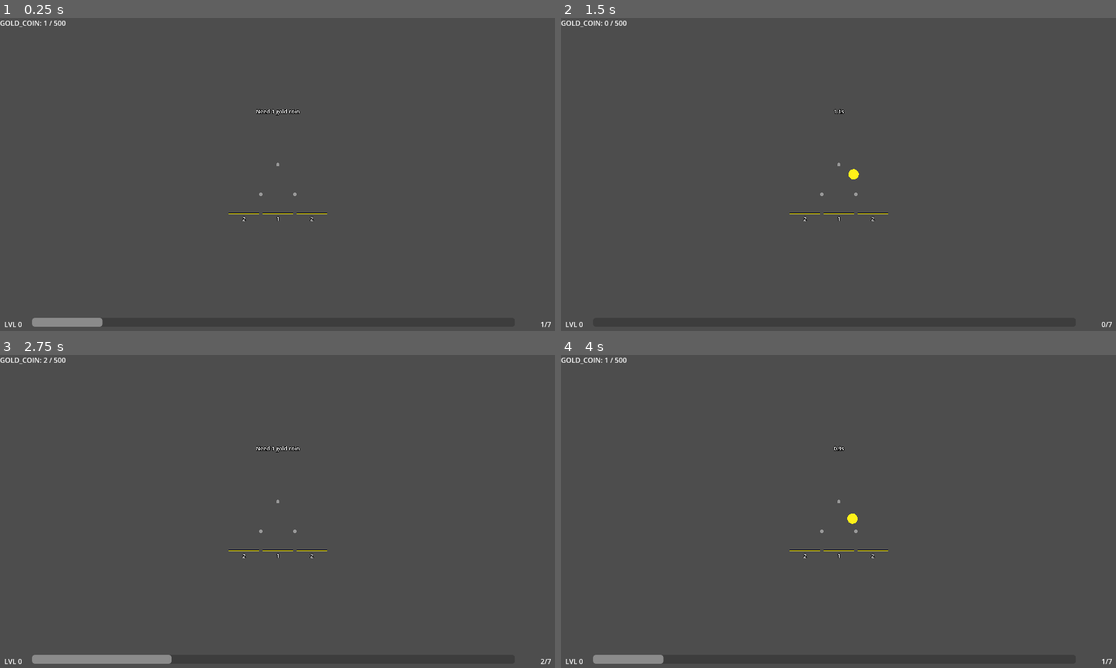
Above: before the commit, frames 1-4 (two rows, left to right).
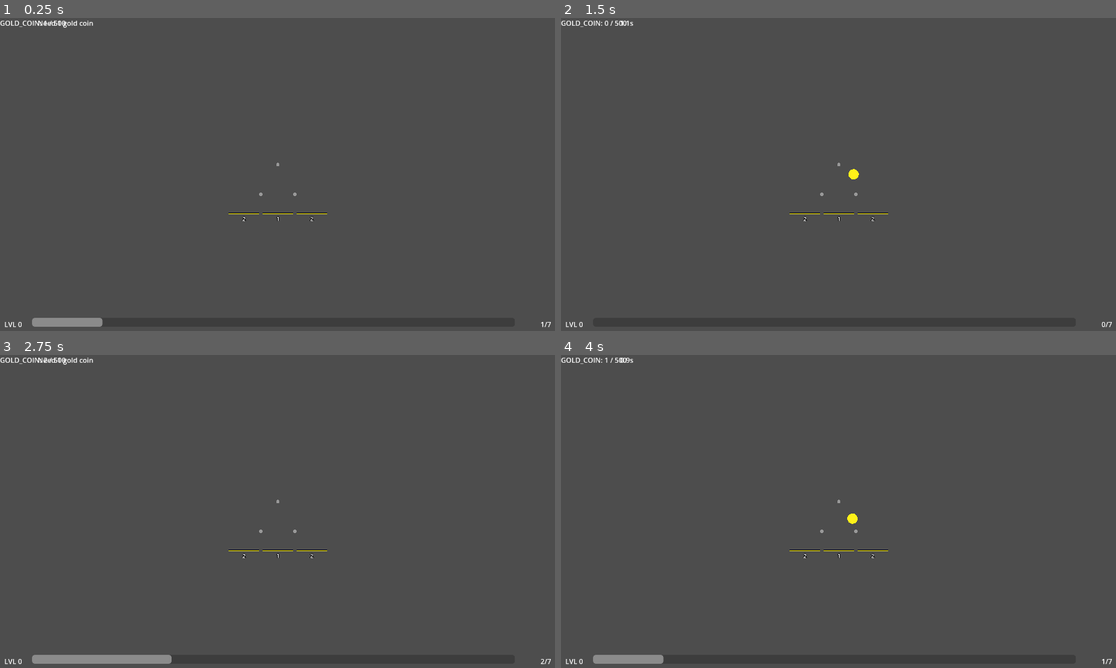
Above: after the commit, the same moments.

Repository: kjbrown-sandbox/pleenko
Game: Godot game, scene res://entities/main/main.tscn
The game is run twice, just before and just after one commit, with the same random seed, the same clock (stepped at 60 frames per second) and the same inputs.
Inputs (mouse positions are in pixels of both pictures, inside the frame that each line leads up to):
- Up to frame 1 (0.25 s): no input
- Up to frame 2 (1.5 s): tap Enter at 0.5 s; move the mouse to (960, 158) at 0.52 s; hold Right (board_right) 0.53-1.28 s; hold Space (drop_coin) 0.53-1.28 s; click (960, 158) at 0.67 s; move the mouse to (727, 190) at 1.27 s; hold Left (board_left) from 1.28 s (still down); tap 1 (drop_unrefined) at 1.35 s
- Up to frame 3 (2.75 s): move the mouse to (333, 442) at 2.02 s; release Left (board_left) at 2.03 s; hold Right (board_right) from 2.03 s (still down); tap P at 2.1 s
- Up to frame 4 (4 s): move the mouse to (810, 574) at 2.77 s; tap Space (drop_coin) at 2.85 s; click (810, 574) at 2.92 s; move the mouse to (1005, 558) at 3.52 s; release Right (board_right) at 3.53 s; hold Left (board_left) from 3.53 s (still down); hold 1 (drop_unrefined) from 3.53 s (still down)

The runs differ from the first frame. In frame 1, 0.2% of the frame differs, in the area x 6-55%, y 0-32%; in frame 2, less than 0.1%; in frame 3, 0.2%; in frame 4, less than 0.1%.

Commit message:
Make my own drop button section

Diff:
--- /dev/null
+++ b/entities/drop_section/drop_button.gd
@@ -0,0 +1,25 @@
+class_name DropButton
+extends Button
+
+class CurrencyNeeded:
+   var type: Enums.CurrencyType
+   var amount: int
+   func _init(_type: Enums.CurrencyType, _amount: int) -> void:
+      type = _type
+      _amount = amount
+
+var currencies_needed: Array[CurrencyNeeded] = []
+
+func _ready():
+   CurrencyManager.currency_changed.connect(_on_currency_changed)
+
+func setup(_currencies_needed: Array[CurrencyNeeded], _label: String) -> void:
+   currencies_needed = _currencies_needed
+   text = _label
+
+func _on_currency_changed(_type: Enums.CurrencyType, _new_balance: int, _new_cap: int) -> void:
+   for currency in currencies_needed:
+      if currency.type == _type:
+         disabled = not CurrencyManager.can_afford(currency.type, currency.amount)
+         return
+   disabled = false
--- /dev/null
+++ b/entities/drop_section/drop_button.tscn
@@ -0,0 +1,17 @@
+[gd_scene format=3 uid="uid://bxlxoltygxfma"]
+
+[ext_resource type="Script" uid="uid://clb6qvwkbgmii" path="res://entities/drop_section/drop_button.gd" id="1_hmjgw"]
+
+[node name="DropButton" type="Button" unique_id=1342315207]
+anchors_preset = 14
+anchor_top = 0.5
+anchor_right = 1.0
+anchor_bottom = 0.5
+offset_top = -15.5
+offset_bottom = 15.5
+grow_horizontal = 2
+grow_vertical = 2
+size_flags_horizontal = 3
+size_flags_vertical = 4
+text = "Drop"
+script = ExtResource("1_hmjgw")
--- /dev/null
+++ b/entities/drop_section/drop_section.tscn
@@ -0,0 +1,19 @@
+[gd_scene format=3 uid="uid://h4rwxjeyfqx"]
+
+[ext_resource type="Script" path="res://entities/drop_section/drop_section.gd" id="1_drop"]
+
+[node name="DropSection" type="CanvasLayer" unique_id=40893427]
+script = ExtResource("1_drop")
+
+[node name="VBoxContainer" type="VBoxContainer" parent="." unique_id=1059968091]
+offset_right = 303.0
+offset_bottom = 120.0
+size_flags_vertical = 4
+
+[node name="StatusLabel" type="Label" parent="VBoxContainer" unique_id=293824715]
+layout_mode = 2
+text = "Ready"
+horizontal_alignment = 1
+
+[node name="HBoxContainer" type="HBoxContainer" parent="VBoxContainer" unique_id=1095684869]
+layout_mode = 2
--- a/entities/plinko_board/plinko_board.gd
+++ b/entities/plinko_board/plinko_board.gd
@@ -11,12 +11,14 @@
 const PegScene := preload("res://entities/peg/peg.tscn")
 const BucketScene: PackedScene = preload("res://entities/bucket/bucket.tscn")
 const CoinScene := preload("res://entities/coin/coin.tscn")
+const DropButtonScene := preload("res://entities/drop_section/drop_button.tscn")
 
 @onready var pegs_container: Node3D = $Pegs
 @onready var buckets_container: Node3D = $Buckets
 @onready var upgrade_section = $UpgradeSection
 @onready var coin_queue: CoinQueue = $CoinQueue
-@onready var drop_status_label: Label3D = $DropStatusLabel
+@onready var drop_status_label: Label = $DropSection/VBoxContainer/StatusLabel
+@onready var drop_region_buttons: HBoxContainer = $DropSection/VBoxContainer/HBoxContainer
 
 var board_type: Enums.BoardType
 var advanced_bucket_type: Enums.CurrencyType
@@ -26,6 +28,25 @@
 signal board_rebuilt
 
 var _drop_timer_remaining: float = 0.0
+
+func _ready() -> void:
+	vertical_spacing = space_between_pegs * sqrt(3) / 2 # sqrt because of the 30/60/90 triangle babyyyy
+	var drop_button = DropButtonScene.instantiate()
+	var currencies_needed: Array[DropButton.CurrencyNeeded] = []
+	var drop_button_label = ""
+	for cost in _get_drop_costs():
+		currencies_needed.append(DropButton.CurrencyNeeded.new(cost[0], cost[1]))
+		drop_button_label += "%d %s, " % [cost[1], Enums.CurrencyType.keys()[cost[0]].to_lower().replace("_", " ")]
+	drop_button_label = drop_button_label.substr(0, drop_button_label.length() - 2) # remove trailing comma and space
+	drop_button.setup(currencies_needed, "Drop %s (%s)" % [Enums.CurrencyType.keys()[Enums.currency_for_board(board_type)].to_lower().replace("_", " "), drop_button_label])
+
+
+	# drop_button.setup(currencies_needed, "Drop %s" % Enums.CurrencyType.keys()[Enums.currency_for_board(board_type)].to_lower().replace("_", " "))
+
+	drop_button.pressed.connect(request_drop)
+	_update_drop_status()
+
+
 
 func setup(type: Enums.BoardType) -> void:
 	board_type = type
@@ -45,8 +66,8 @@
 			advanced_bucket_type = Enums.CurrencyType.RAW_RED
 
 	# Position the label above the drop point
-	drop_status_label.position = Vector3(0, vertical_spacing + 0.7, 0)
-	_update_drop_status()
+	# drop_status_label.position = Vector3(0, vertical_spacing + 0.7, 0)
+
 
 
 func _process(delta: float) -> void:
@@ -195,8 +216,6 @@
 	for child in buckets_container.get_children():
 		child.queue_free()
 
-	vertical_spacing = space_between_pegs * sqrt(3) / 2 # sqrt because of the 30/60/90 triangle babyyyy
-
 	for i in range(num_rows):
 		var x_offset = -i * space_between_pegs / 2
 		var y = -vertical_spacing * i
--- a/entities/plinko_board/plinko_board.tscn
+++ b/entities/plinko_board/plinko_board.tscn
@@ -3,6 +3,7 @@
 [ext_resource type="Script" uid="uid://dpicrqh1sc34f" path="res://entities/plinko_board/plinko_board.gd" id="1_wje3v"]
 [ext_resource type="PackedScene" uid="uid://dwssqmgrhvooe" path="res://entities/plinko_board/upgrade_section.tscn" id="2_upgrade"]
 [ext_resource type="Script" uid="uid://6isft3gag7vp" path="res://entities/coin_queue/coin_queue.gd" id="3_coinqueue"]
+[ext_resource type="PackedScene" uid="uid://h4rwxjeyfqx" path="res://entities/drop_section/drop_section.tscn" id="4_drop"]
 
 [node name="PlinkoBoard" type="Node3D" unique_id=812938818]
 script = ExtResource("1_wje3v")
@@ -16,5 +17,4 @@
 
 [node name="UpgradeSection" parent="." unique_id=453723975 instance=ExtResource("2_upgrade")]
 
-[node name="DropStatusLabel" type="Label3D" parent="."]
-font_size = 32
+[node name="DropSection" parent="." unique_id=40893427 instance=ExtResource("4_drop")]
Not shown, added: entities/drop_section/drop_button.gd.uid
